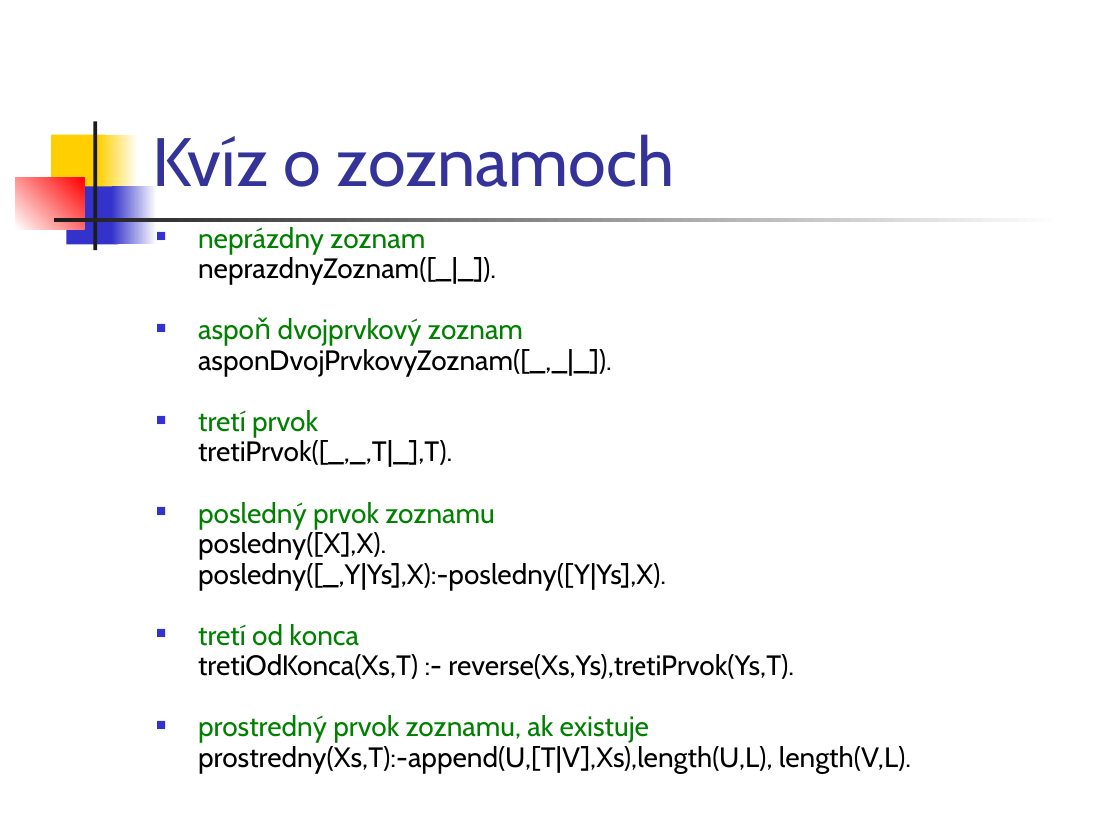
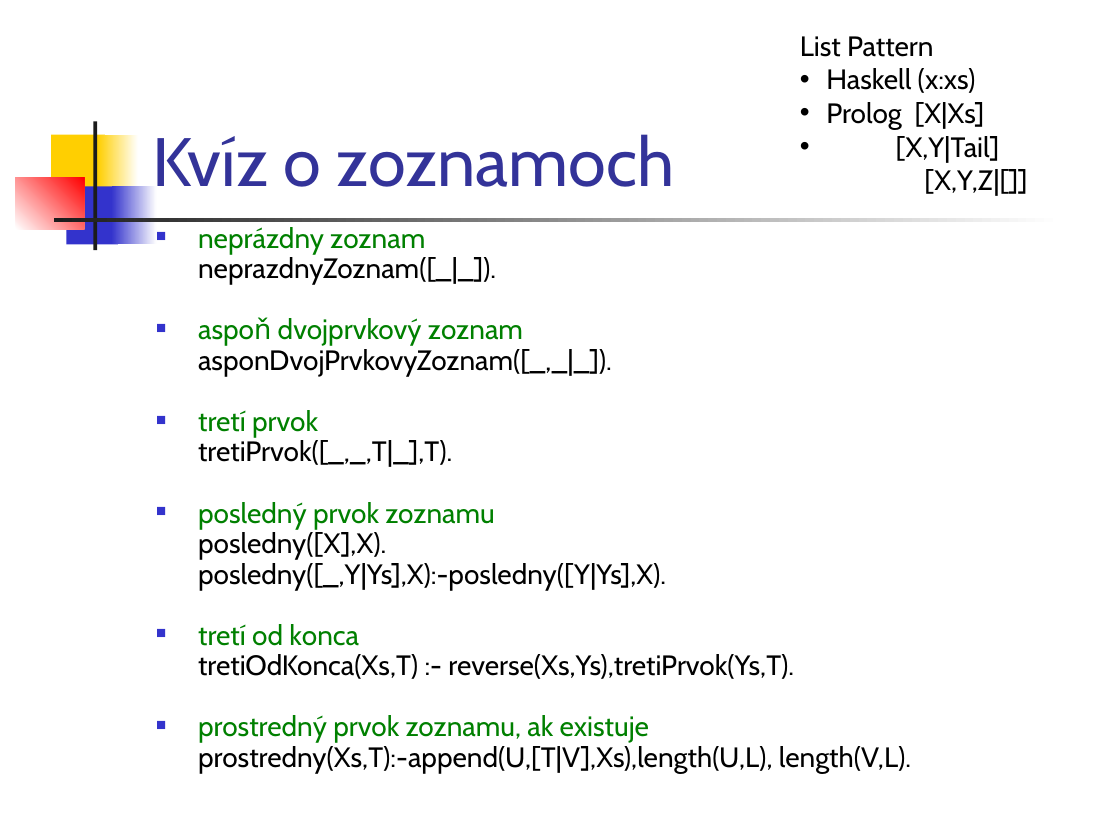
Before and after one commit to paradigmy/Prednasky, a slide deck: slide 18 of 10/logicke1.ppt. Drawn at 1120x840 pixels with LibreOffice and Linux fonts; fonts in the diff are those of the drawing. Boxes give left, top, right and bottom in pixels: in the first picture for what was removed or moved away, otherwise in the second. Text is boxed around its words. In the diff, an @@ line names an element or a change of style, - is before the commit and + after.

```diff
--- a/10/logicke1.ppt
+++ b/10/logicke1.ppt
@@ text added at bbox=[800, 36, 1027, 196], 18 pt, text #000000 @@
+List Pattern
+• Haskell (x:xs)
+• Prolog [X|Xs]
+• [X,Y|Tail]
+    [X,Y,Z|[]]
```
Also in this commit, not shown: 10 other slides changed, 4 other files.
